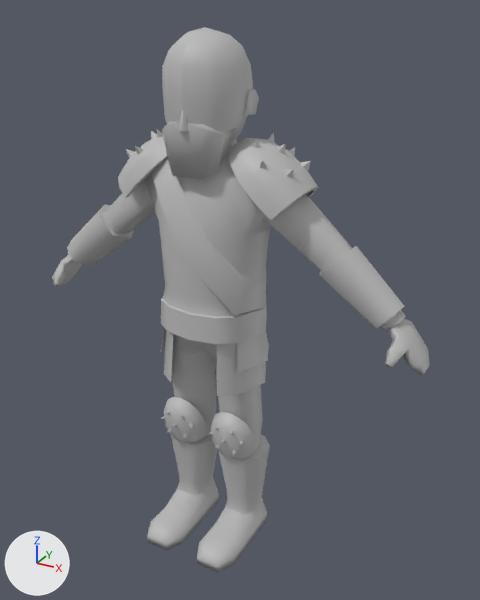
An edit to the FBX model Assets/Art/Models/SKM_Barbarian.fbx, drawn before and after from the same camera.
One viewpoint serves both versions: a 50 mm lens placed at (0.0372, -0.0616, 0.0632), pointed at (0.003, 0.0005, 0.0322). Arrows for +X, +Y and +Z are at lower left; the lights stay in place. Where no turn or scale is listed for an object, it has been applied to the vertices. Vertices at the same position are counted once.

In view in the first picture: 'Barbarian_Mesh1Shape'.
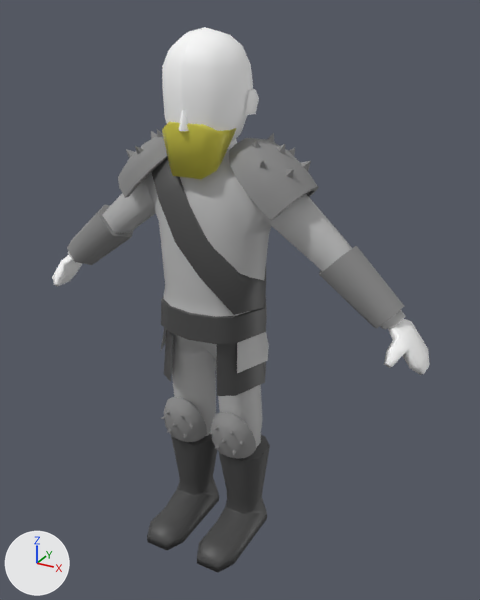
Boxes (x1, y1, x2, y2) around the edits, measured in the pictures (480 x 600 px):
```json
{"object": "Barbarian_Mesh1Shape", "change": "recoloured", "before": [52, 27, 430, 572], "after": [52, 27, 430, 572]}
{"part": 1, "of": "me_mesh", "change": "recoloured", "before": [147, 434, 270, 572], "after": [147, 434, 270, 572]}
{"part": 2, "of": "me_mesh", "change": "recoloured", "before": [152, 158, 267, 396], "after": [152, 158, 267, 396]}
{"part": 3, "of": "me_mesh", "change": "recoloured", "before": [67, 129, 405, 328], "after": [67, 129, 405, 328]}
{"part": 4, "of": "me_mesh", "change": "recoloured", "before": [161, 397, 256, 459], "after": [161, 397, 256, 459]}
{"part": 5, "of": "me_mesh", "change": "recoloured", "before": [162, 122, 237, 179], "after": [162, 122, 237, 179], "on screen": "grey to yellow"}
```

Scene script edits in JSON lines:
```json
{"op": "set", "path": "mat_lambert2.base_color", "old": "(0.5, 0.5, 0.5)", "new": "(1.0, 1.0, 1.0)", "note": "grey #bcbcbc -> white #ffffff"}
{"op": "add", "block": "mat_details", "code": ["mat_details = principled_material('Details')", "mat_details.base_color = (0.0645, 0.0645, 0.0645)  # dark grey #484848"]}
{"op": "add", "block": "mat_metal", "code": ["mat_metal = principled_material('Metal')", "mat_metal.base_color = (0.252, 0.252, 0.252)  # grey #898989", "mat_metal.roughness = 0.749"]}
{"op": "add", "block": "mat_lambert1", "code": ["mat_lambert1 = principled_material('lambert1')", "mat_lambert1.base_color = (0.5, 0.5, 0.5)  # grey #bcbcbc"]}
{"op": "add", "block": "mat_beard", "code": ["mat_beard = principled_material('beard')", "mat_beard.base_color = (0.663, 0.613, 0.065)  # yellow #d5cd48"]}
{"block": "me_mesh", "where": "me_mesh.from_pydata(...)  # 1071 vertices, 1149 faces; spans x -0.0252..0.0252, y -0.0092..0.0055, z 0.0..0.0615"}
{"block": "me_mesh", "where": "# used by ob_barbarian_mesh1shape; location = (0.0, 0.0, 0.0)"}
{"block": "me_mesh", "change": "me_mesh part 1: 138 of the faces centred in x -0.0063..0.0063, y -0.0092..0.0032, z 0.0..0.0125 switch from mat_lambert2 (grey #bcbcbc) to mat_details (dark grey #484848)"}
{"block": "me_mesh", "change": "me_mesh part 2: 58 of the faces centred in x -0.0058..0.006, y -0.0056..0.005, z 0.0241..0.0489 switch from mat_lambert2 (grey #bcbcbc) to mat_details (dark grey #484848)"}
{"block": "me_mesh", "change": "me_mesh part 3: 268 of the faces centred in x -0.0216..0.0216, y -0.0041..0.0048, z 0.0331..0.0508 switch from mat_lambert2 (grey #bcbcbc) to mat_metal (grey #898989)"}
{"block": "me_mesh", "change": "me_mesh part 4: 232 of the faces centred in x -0.0063..0.0063, y -0.0046..-0.0016, z 0.0129..0.0186 switch from mat_lambert2 (grey #bcbcbc) to mat_metal (grey #898989)"}
{"block": "me_mesh", "change": "me_mesh part 5: 18 of the faces centred in x -0.0034..0.0034, y -0.0055..-0.0025, z 0.0482..0.053 switch from mat_lambert2 (grey #bcbcbc) to mat_beard (yellow #d5cd48)"}
{"op": "add", "block": "me_mesh", "code": "me_mesh.materials.append(mat_lambert1)  # grey #bcbcbc"}
```
